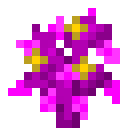
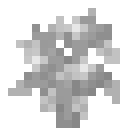
Layer changes from the first 128px x 128px image to the second:
hid "Speckles" over box(24, 16, 96, 80)
hid "Violet tree" over box(8, 8, 120, 128)
added layer "Blank Tree lighter" above "Blank Tree" over box(8, 8, 120, 128)
hid "Blank Tree" over box(8, 8, 120, 128)
